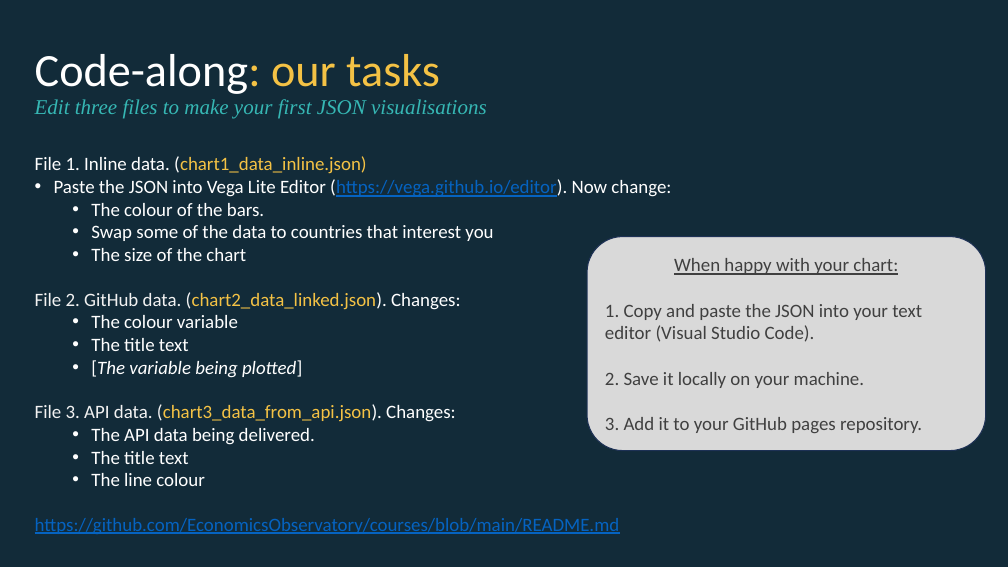
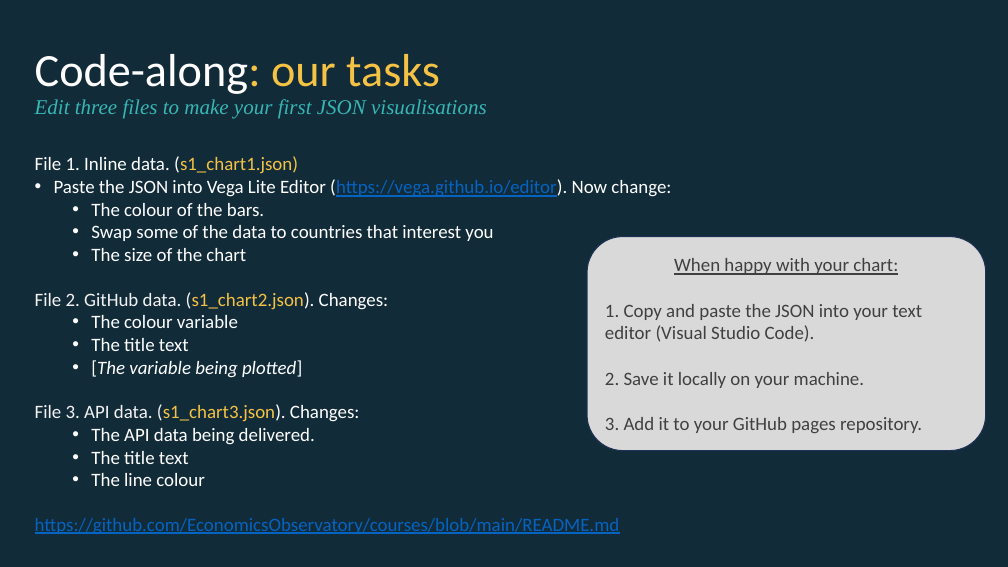
Before and after one commit to EconomicsObservatory/courses, a slide deck: slide 40 of 1/1_Charts_as_data.pptx. Drawn at 1008x567 pixels with LibreOffice and Linux fonts; fonts in the diff are those of the drawing. Boxes give left, top, right and bottom in pixels: in the first picture for what was removed or moved away, otherwise in the second. Text is boxed around its words. In the diff, an @@ line names an element or a change of style, - is before the commit and + after.

```diff
--- a/1/1_Charts_as_data.pptx
+++ b/1/1_Charts_as_data.pptx
@@ text at (35, 156, 298, 173): text changed; text colour #F4C245 to #FFFFFF @@
-File 1. Inline data. (chart1_data_inline.json)
+File 1. Inline data. (s1_chart1.json)
@@ text at (35, 292, 389, 310): text changed; text colour #F4C245 to #F2F2F2 @@
-File 2. GitHub data. (chart2_data_linked.json). Changes:
+File 2. GitHub data. (s1_chart2.json). Changes:
@@ text at (35, 404, 360, 422): text changed; text colour #F4C245 to #F2F2F2 @@
-File 3. API data. (chart3_data_from_api.json). Changes:
+File 3. API data. (s1_chart3.json). Changes:
```
Also in this commit, not shown: 2 other slides changed, 1 other file.
